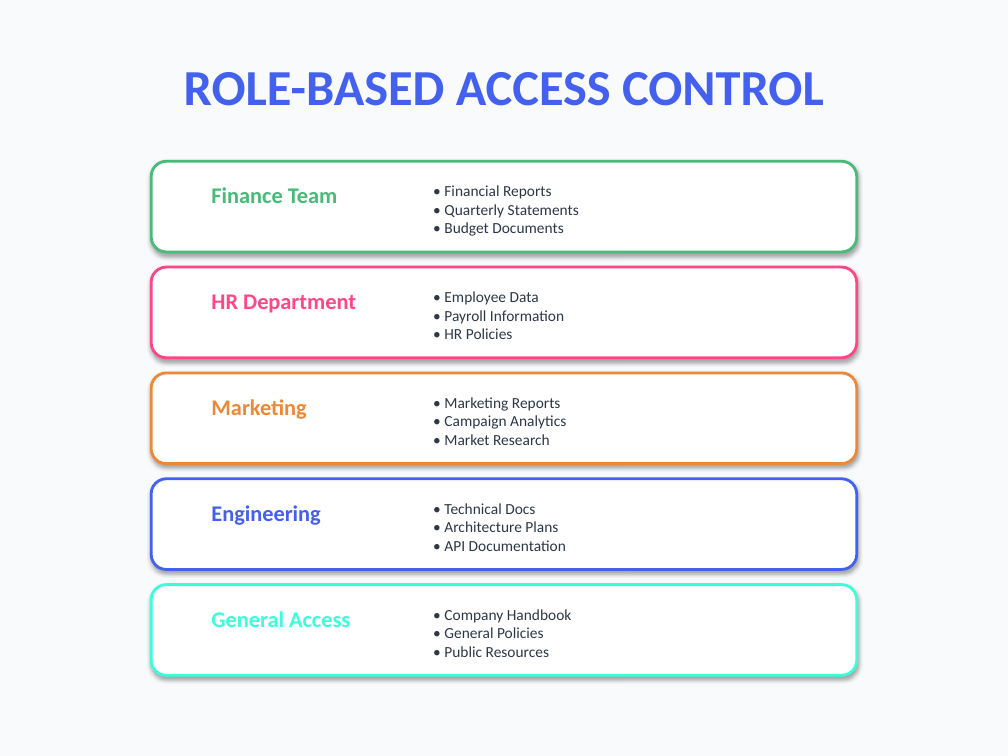
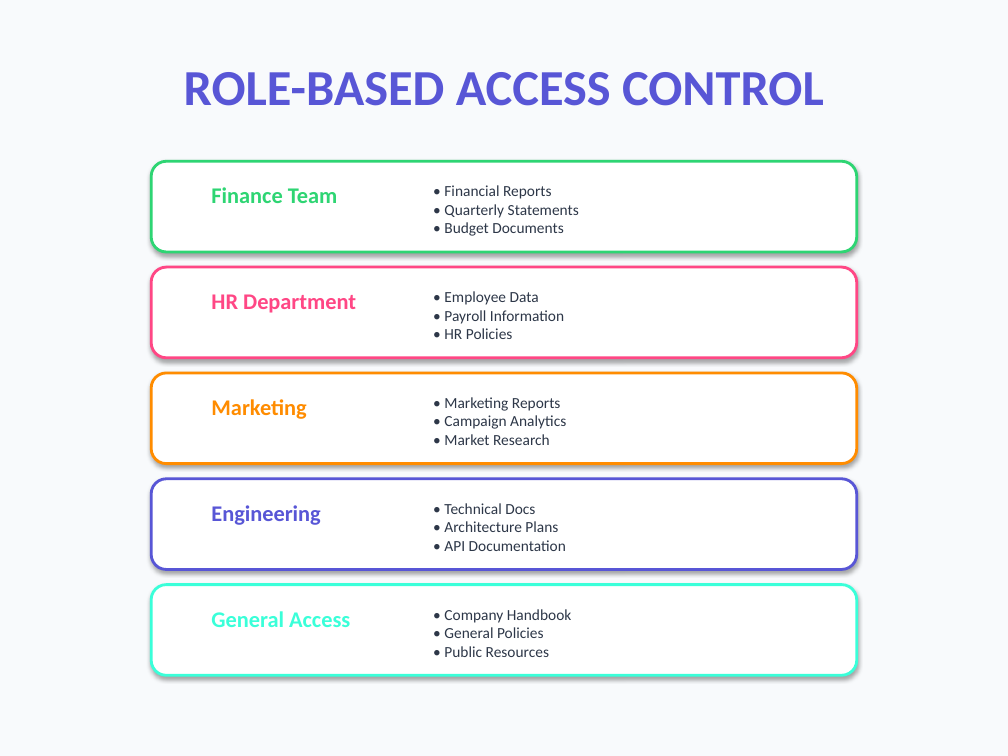
Before and after one commit to PriyanshuKr-2027/Company-Internal-Chatbot-with-Role-Based-Access-Control-RBAC-GROUP1, a slide deck: slide 6 of Role_Based_Chatbot_Presentation.pptx. Drawn at 1008x756 pixels with LibreOffice and Linux fonts; fonts in the diff are those of the drawing. Boxes give left, top, right and bottom in pixels: in the first picture for what was removed or moved away, otherwise in the second. Text is boxed around its words. In the diff, an @@ line names an element or a change of style, - is before the commit and + after.

Commit message:
Enhance presentation: 15 slides matching Canva Tech Vibrant Trendy theme

```diff
--- a/Role_Based_Chatbot_Presentation.pptx
+++ b/Role_Based_Chatbot_Presentation.pptx
@@ text "ROLE-BASED ACCESS CONTROL" at (x1=184, y1=72, x2=824, y2=106): text colour #4361EE to #5856D6 @@
@@ rounded rectangle at (x1=151, y1=161, x2=857, y2=252): outline #48BB78 2 pt to #2ED573 2 pt @@
@@ text "Finance Team" at (x1=211, y1=187, x2=338, y2=203): text colour #48BB78 to #2ED573 @@
@@ rounded rectangle at (x1=151, y1=373, x2=857, y2=464): outline #ED8936 2 pt to #FF8C00 2 pt @@
@@ text "Marketing" at (x1=211, y1=399, x2=306, y2=419): text colour #ED8936 to #FF8C00 @@
@@ rounded rectangle at (x1=151, y1=479, x2=857, y2=570): outline #4361EE 2 pt to #5856D6 2 pt @@
@@ text "Engineering" at (x1=211, y1=505, x2=320, y2=525): text colour #4361EE to #5856D6 @@
```
Also in this commit, not shown: 8 other slides changed, 6 slides added, 3 other files.
